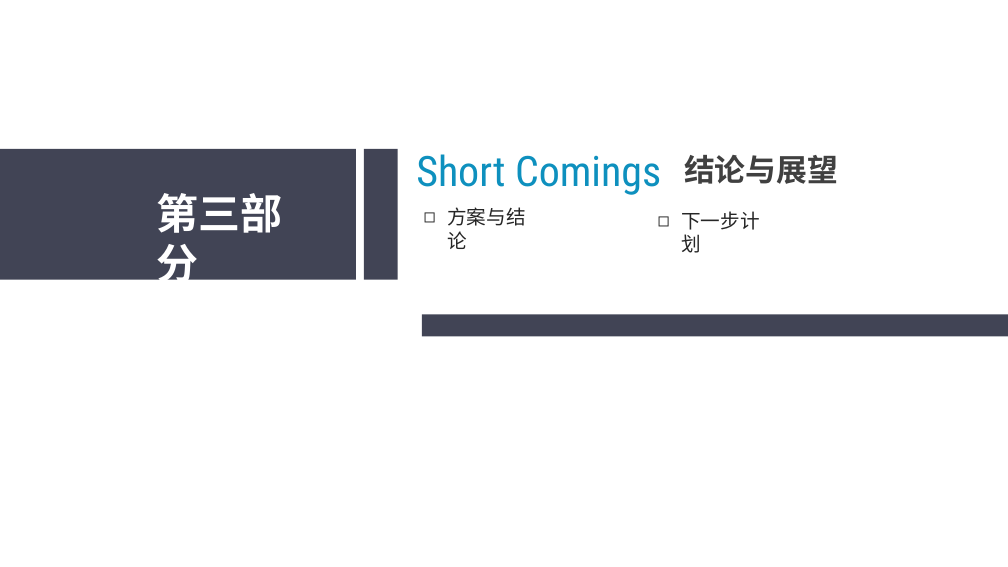
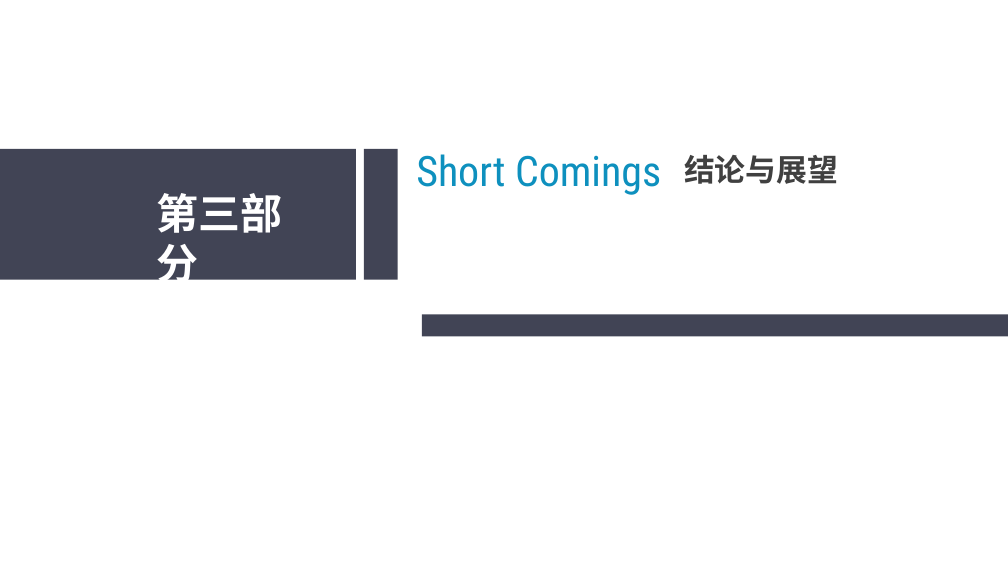
Before and after one commit to sunliangliang9201/interview_prepare, a slide deck: slide 12 of 在线阶段汇报20190606.pptx. Drawn at 1008x567 pixels with LibreOffice and Linux fonts; fonts in the diff are those of the drawing. Boxes give left, top, right and bottom in pixels: in the first picture for what was removed or moved away, otherwise in the second. Text is boxed around its words. In the diff, an @@ line names an element or a change of style, - is before the commit and + after.

```diff
--- a/在线阶段汇报20190606.pptx
+++ b/在线阶段汇报20190606.pptx
@@ text removed at [447, 207, 525, 249] @@
-◻ 方案与结论
@@ text removed at [681, 211, 759, 253] @@
-◻ 下一步计划
```
Also in this commit, not shown: 1 other slide changed, 1 slide added.
